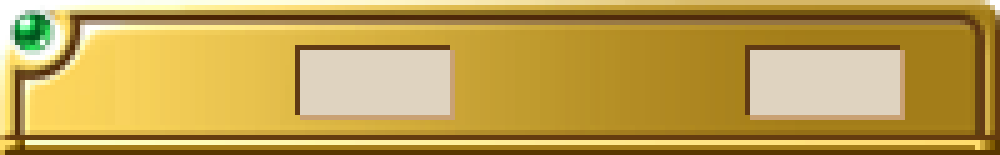
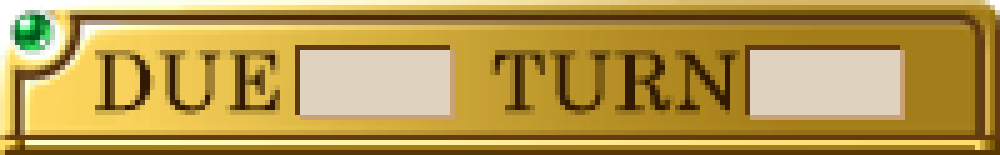
Revision of a layered (1000, 155) image; what changed, layer by layer:
added layer "TURN" above "DUE" over bbox(490, 50, 740, 115)
added layer "DUE" above "Layer 2" over bbox(95, 50, 280, 115)
